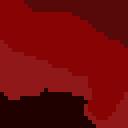
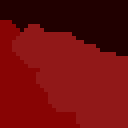
Before/after of a 128x128 layered artwork. What changed in the layer stack:
added layer "platform2" (1st of 2) above "platform2" over 0, 0, 128, 128
hid "platform2" (2nd of 2) over 0, 0, 128, 128
